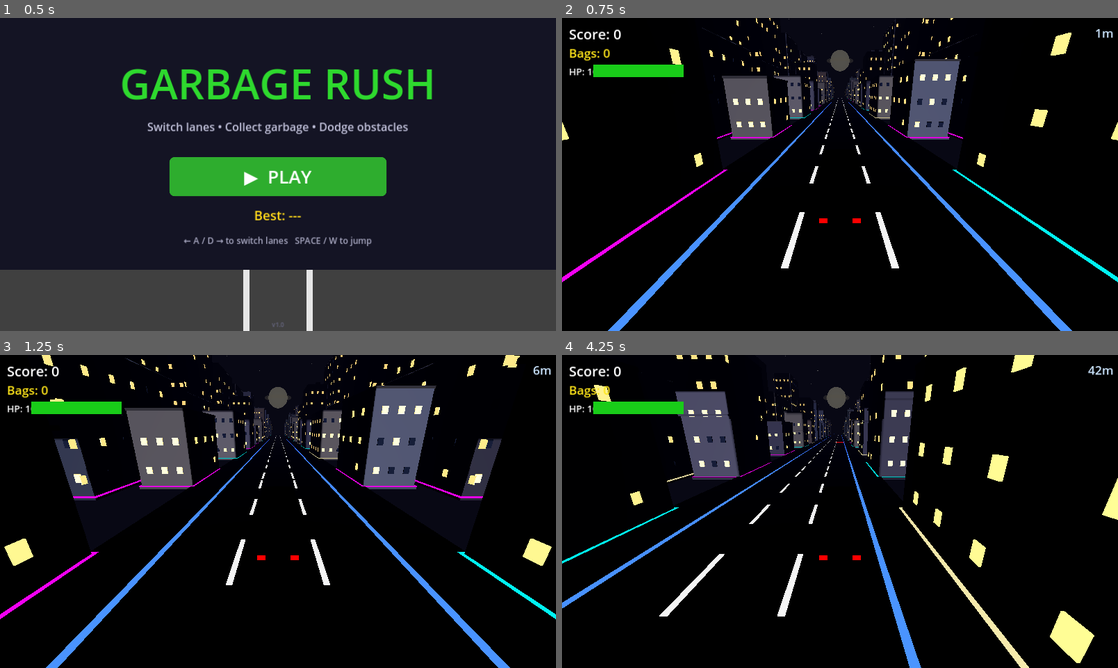
Above: before the commit, frames 1-4 (two rows, left to right).
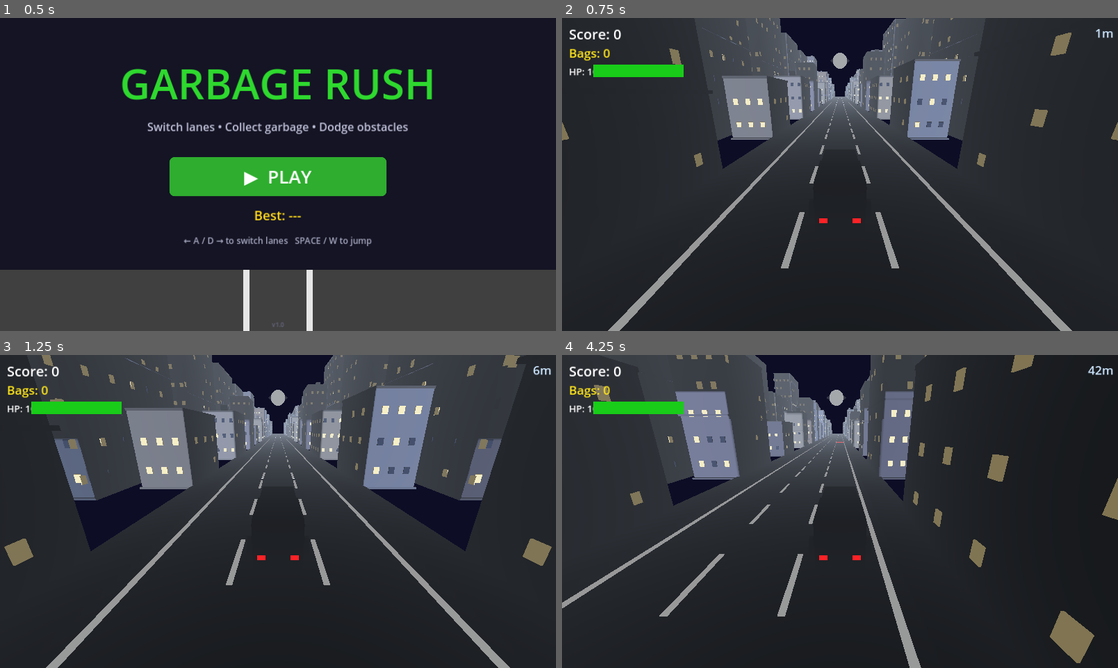
Above: after the commit, the same moments.

Repository: bhavyat81/runner
Game: Godot game, scene res://scenes/main_menu.tscn
Two runs of this game, one before a commit and one after it. Both use one fixed random seed, a clock stepped at 60 frames per second and the inputs below.
Inputs (mouse positions are in pixels of both pictures, inside the frame that each line leads up to):
- Up to frame 1 (0.5 s): no input
- Up to frame 2 (0.75 s): click "▶ PLAY" at 0.5 s
- Up to frame 3 (1.25 s): no input
- Up to frame 4 (4.25 s): move the mouse to (962, 495) at 1.27 s; hold D (move_right) 1.28-2.03 s; click (962, 495) at 1.42 s; tap Space (jump) at 1.52, 2.27, 3.77 s; move the mouse to (728, 527) at 2.02 s; hold A (move_left) 2.03-2.78 s; move the mouse to (895, 442) at 2.77 s; hold D (move_right) from 2.78 s (still down); move the mouse to (812, 574) at 3.52 s; click (812, 574) at 3.67 s

Frame 1 is identical in both runs. In frame 2, 96% of the frame differs, in the area x 0-100%, y 0-100%; in frame 3, 93%; in frame 4, 96%.

Commit message:
Restore 9 files to commit 8160557 (pre-graphics-upgrade state)
Co-authored-by: bhavyat81 <233542359+bhavyat81@users.noreply.github.com>

Diff:
--- a/scenes/game.tscn
+++ b/scenes/game.tscn
@@ -5,13 +5,12 @@
 
 [sub_resource type="Environment" id="Environment_sky"]
 background_mode = 1
-background_color = Color(0.03, 0.03, 0.08, 1)
+background_color = Color(0.05, 0.05, 0.15, 1)
 ambient_light_source = 1
 ambient_light_color = Color(0.3, 0.35, 0.5, 1)
-ambient_light_energy = 0.55
+ambient_light_energy = 0.4
 fog_enabled = true
-fog_density = 0.012
-fog_light_color = Color(0.03, 0.03, 0.08, 1)
+fog_density = 0.008
 fog_sky_affect = 0.5
 
 [sub_resource type="BoxShape3D" id="BoxShape3D_ground"]
@@ -25,8 +24,8 @@
 
 [node name="Sun" type="DirectionalLight3D" parent="."]
 transform = Transform3D(1, 0, 0, 0, 0.766, -0.643, 0, 0.643, 0.766, 0, 20, 10)
-light_color = Color(0.8, 0.82, 0.95, 1)
-light_energy = 0.75
+light_color = Color(0.7, 0.75, 0.9, 1)
+light_energy = 0.6
 shadow_enabled = true
 
 [node name="Ground" type="StaticBody3D" parent="."]
--- a/scripts/building.gd
+++ b/scripts/building.gd
@@ -13,23 +13,20 @@
 
 	var mat := StandardMaterial3D.new()
 	mat.albedo_color = color
-	mat.metallic = 0.05
-	mat.roughness = 0.7
 	mesh_instance.material_override = mat
 
 	# Add details
 	_add_windows(height, width, depth)
 	_add_ledges(height, width, depth, color)
 	_add_roof(height, width, depth)
-	_add_neon_accent(height, width, depth)
 
 func _add_windows(height: float, width: float, depth: float) -> void:
 	# Create two window materials — lit and dark
 	var lit_mat := StandardMaterial3D.new()
-	lit_mat.albedo_color = Color(1.0, 0.85, 0.5, 1.0)
+	lit_mat.albedo_color = Color(1.0, 0.95, 0.7, 1.0)
 	lit_mat.emission_enabled = true
-	lit_mat.emission = Color(1.0, 0.85, 0.5, 1.0)
-	lit_mat.emission_energy_multiplier = 1.2
+	lit_mat.emission = Color(1.0, 0.9, 0.6, 1.0)
+	lit_mat.emission_energy_multiplier = 0.5
 
 	var dark_mat := StandardMaterial3D.new()
 	dark_mat.albedo_color = Color(0.15, 0.2, 0.3, 1.0)
@@ -127,43 +124,3 @@
 		structure.material_override = structure_mat
 		structure.position = Vector3(randf_range(-1.0, 1.0), height + 0.8, 0.0)
 		add_child(structure)
-
-		# Rooftop aviation light on tall buildings
-	if height > 12.0:
-		var light_mat := StandardMaterial3D.new()
-		light_mat.albedo_color = Color(1.0, 0.0, 0.0, 1.0)
-		light_mat.emission_enabled = true
-		light_mat.emission = Color(1.0, 0.0, 0.0, 1.0)
-		light_mat.emission_energy_multiplier = 2.0
-		light_mat.shading_mode = BaseMaterial3D.SHADING_MODE_UNSHADED
-		var light_sphere := SphereMesh.new()
-		light_sphere.radius = 0.18
-		light_sphere.height = 0.36
-		var avi_light := MeshInstance3D.new()
-		avi_light.mesh = light_sphere
-		avi_light.material_override = light_mat
-		avi_light.position = Vector3(0.0, height + 0.5, 0.0)
-		add_child(avi_light)
-
-func _add_neon_accent(height: float, width: float, depth: float) -> void:
-	# Thin glowing neon strip at the base of the building
-	var neon_colors: Array = [
-		Color(0.0, 1.0, 1.0, 1.0),
-		Color(1.0, 0.0, 1.0, 1.0),
-		Color(1.0, 0.95, 0.7, 1.0),
-	]
-	var chosen_color: Color = neon_colors[randi() % neon_colors.size()]
-	var neon_mat := StandardMaterial3D.new()
-	neon_mat.albedo_color = chosen_color
-	neon_mat.emission_enabled = true
-	neon_mat.emission = chosen_color
-	neon_mat.emission_energy_multiplier = 1.5
-	neon_mat.shading_mode = BaseMaterial3D.SHADING_MODE_UNSHADED
-
-	var strip_mesh := BoxMesh.new()
-	strip_mesh.size = Vector3(width + 0.32, 0.08, depth + 0.32)
-	var strip := MeshInstance3D.new()
-	strip.mesh = strip_mesh
-	strip.material_override = neon_mat
-	strip.position = Vector3(0.0, 0.22, 0.0)
-	add_child(strip)
--- a/scripts/collect_effect.gd
+++ b/scripts/collect_effect.gd
@@ -7,8 +7,6 @@
 var _particles: Array[MeshInstance3D] = []
 var _velocities: Array[Vector3] = []
 var _lifetimes: Array[float] = []
-var _ring: MeshInstance3D = null
-var _ring_mat: StandardMaterial3D = null
 var _elapsed: float = 0.0
 const LIFETIME: float = 0.5
 const PARTICLE_COUNT: int = 8
@@ -17,15 +15,15 @@
 	for i in range(PARTICLE_COUNT):
 		var mi := MeshInstance3D.new()
 		var sphere := SphereMesh.new()
-		sphere.radius = 0.18
-		sphere.height = 0.36
+		sphere.radius = 0.12
+		sphere.height = 0.24
 		mi.mesh = sphere
 
 		var mat := StandardMaterial3D.new()
 		mat.albedo_color = color
 		mat.emission_enabled = true
 		mat.emission = color
-		mat.emission_energy_multiplier = 4.0
+		mat.emission_energy_multiplier = 2.0
 		mat.transparency = BaseMaterial3D.TRANSPARENCY_ALPHA
 		mat.shading_mode = BaseMaterial3D.SHADING_MODE_UNSHADED
 		mi.material_override = mat
@@ -38,23 +36,6 @@
 		var speed := randf_range(2.5, 5.0)
 		_velocities.append(Vector3(cos(angle) * speed, randf_range(2.0, 4.5), sin(angle) * speed))
 		_lifetimes.append(LIFETIME * randf_range(0.7, 1.0))
-
-	# Ring burst — expanding torus that fades out
-	var torus := TorusMesh.new()
-	torus.inner_radius = 0.1
-	torus.outer_radius = 0.5
-	_ring = MeshInstance3D.new()
-	_ring.mesh = torus
-	_ring_mat = StandardMaterial3D.new()
-	_ring_mat.albedo_color = color
-	_ring_mat.emission_enabled = true
-	_ring_mat.emission = color
-	_ring_mat.emission_energy_multiplier = 4.0
-	_ring_mat.transparency = BaseMaterial3D.TRANSPARENCY_ALPHA
-	_ring_mat.shading_mode = BaseMaterial3D.SHADING_MODE_UNSHADED
-	_ring.material_override = _ring_mat
-	_ring.rotation_degrees.x = 90.0
-	add_child(_ring)
 
 func _process(delta: float) -> void:
 	_elapsed += delta
@@ -72,10 +53,3 @@
 		var mat: StandardMaterial3D = _particles[i].material_override
 		if mat:
 			mat.albedo_color.a = 1.0 - t
-
-	# Expand ring outward and fade
-	if _ring and _ring_mat:
-		var rt := _elapsed / LIFETIME
-		var ring_scale := lerpf(0.5, 4.0, rt)
-		_ring.scale = Vector3(ring_scale, ring_scale, ring_scale)
-		_ring_mat.albedo_color.a = 1.0 - rt
--- a/scripts/game.gd
+++ b/scripts/game.gd
@@ -267,8 +267,8 @@
 func _create_moon() -> void:
 	var moon := MeshInstance3D.new()
 	var sphere := SphereMesh.new()
-	sphere.radius = 8.0
-	sphere.height = 16.0
+	sphere.radius = 6.0
+	sphere.height = 12.0
 	moon.mesh = sphere
 
 	var mat := StandardMaterial3D.new()
@@ -281,18 +281,18 @@
 	moon.position = MOON_POSITION
 	add_child(moon)
 
-	# Soft halo glow ring around the moon — larger and brighter
+	# Soft halo glow ring around the moon
 	var halo := MeshInstance3D.new()
 	var torus := TorusMesh.new()
-	torus.inner_radius = 8.6
-	torus.outer_radius = 11.0
+	torus.inner_radius = 6.4
+	torus.outer_radius = 8.0
 	halo.mesh = torus
 
 	var halo_mat := StandardMaterial3D.new()
-	halo_mat.albedo_color = Color(1.0, 0.95, 0.8, 0.35)
+	halo_mat.albedo_color = Color(1.0, 0.95, 0.8, 0.25)
 	halo_mat.emission_enabled = true
 	halo_mat.emission = Color(1.0, 0.95, 0.8, 1.0)
-	halo_mat.emission_energy_multiplier = 1.2
+	halo_mat.emission_energy_multiplier = 0.8
 	halo_mat.shading_mode = BaseMaterial3D.SHADING_MODE_UNSHADED
 	halo_mat.transparency = BaseMaterial3D.TRANSPARENCY_ALPHA
 	halo.set_surface_override_material(0, halo_mat)
@@ -309,12 +309,9 @@
 
 	var crater_data := [
 		# [offset_from_center, radius]
-		[Vector3(-2.9, 2.0, -7.3), 1.4],
-		[Vector3(3.7, -1.3, -7.1), 1.0],
-		[Vector3(-0.7, -4.0, -6.4), 0.75],
-		[Vector3(1.8, 3.5, -6.8), 0.6],
-		[Vector3(-4.5, -0.5, -6.6), 0.85],
-		[Vector3(2.5, -3.2, -7.0), 0.5],
+		[Vector3(-2.2, 1.5, -5.5), 1.1],
+		[Vector3(2.8, -1.0, -5.3), 0.75],
+		[Vector3(-0.5, -3.0, -4.8), 0.55],
 	]
 	for cd in crater_data:
 		var crater := MeshInstance3D.new()
@@ -325,41 +322,6 @@
 		crater.set_surface_override_material(0, crater_mat)
 		crater.position = MOON_POSITION + cd[0]
 		add_child(crater)
-
-	# Stars — small white spheres scattered in the sky
-	var star_mat := StandardMaterial3D.new()
-	star_mat.albedo_color = Color(1.0, 1.0, 1.0, 1.0)
-	star_mat.emission_enabled = true
-	star_mat.emission = Color(1.0, 1.0, 1.0, 1.0)
-	star_mat.emission_energy_multiplier = 2.0
-	star_mat.shading_mode = BaseMaterial3D.SHADING_MODE_UNSHADED
-
-	var rng := RandomNumberGenerator.new()
-	rng.seed = 42  # Fixed seed for consistent star placement
-	for i in range(40):
-		var star := MeshInstance3D.new()
-		var star_sphere := SphereMesh.new()
-		var star_size := rng.randf_range(0.1, 0.35)
-		star_sphere.radius = star_size
-		star_sphere.height = star_size * 2.0
-		star.mesh = star_sphere
-		# Some stars have slight emission variation for twinkling effect
-		if rng.randf() < 0.4:
-			var twinkle_mat := StandardMaterial3D.new()
-			twinkle_mat.albedo_color = Color(0.9, 0.95, 1.0, 1.0)
-			twinkle_mat.emission_enabled = true
-			twinkle_mat.emission = Color(0.9, 0.95, 1.0, 1.0)
-			twinkle_mat.emission_energy_multiplier = 3.5
-			twinkle_mat.shading_mode = BaseMaterial3D.SHADING_MODE_UNSHADED
-			star.set_surface_override_material(0, twinkle_mat)
-		else:
-			star.set_surface_override_material(0, star_mat)
-		star.position = Vector3(
-			rng.randf_range(-120.0, 120.0),
-			rng.randf_range(25.0, 70.0),
-			rng.randf_range(-250.0, -80.0)
-		)
-		add_child(star)
 
 func _random_building_color() -> Color:
 	var palette := [
--- a/scripts/garbage_marker.gd
+++ b/scripts/garbage_marker.gd
@@ -51,39 +51,6 @@
 	red_mat.emission_energy_multiplier = 3.0
 	red_mat.transparency = BaseMaterial3D.TRANSPARENCY_ALPHA
 	marker_mesh.material_override = red_mat
-
-	# Radar-ping outer ring — larger transparent cylinder that pulses outward
-	var ring_cyl := CylinderMesh.new()
-	ring_cyl.top_radius = 2.2
-	ring_cyl.bottom_radius = 2.2
-	ring_cyl.height = 0.04
-	var outer_ring := MeshInstance3D.new()
-	outer_ring.mesh = ring_cyl
-	var ring_mat := StandardMaterial3D.new()
-	ring_mat.albedo_color = Color(1.0, 0.2, 0.2, 0.3)
-	ring_mat.emission_enabled = true
-	ring_mat.emission = Color(1.0, 0.1, 0.1, 1.0)
-	ring_mat.emission_energy_multiplier = 1.5
-	ring_mat.transparency = BaseMaterial3D.TRANSPARENCY_ALPHA
-	ring_mat.shading_mode = BaseMaterial3D.SHADING_MODE_UNSHADED
-	outer_ring.material_override = ring_mat
-	outer_ring.position = Vector3(0.0, -0.02, 0.0)
-	add_child(outer_ring)
-
-	# Dark fake shadow disc below the marker
-	var shadow_cyl := CylinderMesh.new()
-	shadow_cyl.top_radius = 1.8
-	shadow_cyl.bottom_radius = 1.8
-	shadow_cyl.height = 0.02
-	var shadow := MeshInstance3D.new()
-	shadow.mesh = shadow_cyl
-	var shadow_mat := StandardMaterial3D.new()
-	shadow_mat.albedo_color = Color(0.0, 0.0, 0.0, 0.5)
-	shadow_mat.transparency = BaseMaterial3D.TRANSPARENCY_ALPHA
-	shadow_mat.shading_mode = BaseMaterial3D.SHADING_MODE_UNSHADED
-	shadow.material_override = shadow_mat
-	shadow.position = Vector3(0.0, -0.03, 0.0)
-	add_child(shadow)
 
 	# Falling item — hidden until the marker gets close to the truck.
 	# Actual mesh is built in _build_item_mesh() after is_harmful is known.
@@ -113,7 +80,7 @@
 	var bag_mat := StandardMaterial3D.new()
 	bag_mat.albedo_color = GARBAGE_BAG_COLOR
 	bag_mat.roughness = 0.8
-	bag_mat.metallic = 0.1
+	bag_mat.metallic = 0.0
 	bag_mat.emission_enabled = true
 	bag_mat.emission = Color(0.1, 0.4, 0.1, 1.0)
 	bag_mat.emission_energy_multiplier = 0.5
@@ -166,7 +133,7 @@
 
 	var body_mat := StandardMaterial3D.new()
 	body_mat.albedo_color = Color(0.12, 0.12, 0.15, 1.0)
-	body_mat.metallic = 0.3
+	body_mat.metallic = 0.5
 	body_mat.roughness = 0.2
 	body_mat.emission_enabled = true
 	body_mat.emission = Color(0.15, 0.15, 0.2, 1.0)
@@ -224,7 +191,7 @@
 	screen_mat.albedo_color = Color(0.35, 0.55, 1.0, 1.0)
 	screen_mat.emission_enabled = true
 	screen_mat.emission = Color(0.2, 0.4, 1.0, 1.0)
-	screen_mat.emission_energy_multiplier = 3.0
+	screen_mat.emission_energy_multiplier = 2.0
 	screen_mat.shading_mode = BaseMaterial3D.SHADING_MODE_UNSHADED
 	screen.material_override = screen_mat
 	screen.position = Vector3(0.0, 0.0, -0.53)
@@ -365,7 +332,7 @@
 	var pulse := (sin(pulse_time) + 1.0) * 0.5
 	var mat: StandardMaterial3D = marker_mesh.material_override
 	if mat:
-		mat.emission_energy_multiplier = lerpf(1.0, 4.0, pulse)
+		mat.emission_energy_multiplier = lerpf(0.8, 2.5, pulse)
 
 func _on_body_entered(body: Node3D) -> void:
 	if body.is_in_group("truck") and not collected:
--- a/scripts/obstacle.gd
+++ b/scripts/obstacle.gd
@@ -40,8 +40,8 @@
 
 	var body_mat := StandardMaterial3D.new()
 	body_mat.albedo_color = color
-	body_mat.roughness = 0.25
-	body_mat.metallic = 0.5
+	body_mat.roughness = 0.4
+	body_mat.metallic = 0.3
 	body_mat.emission_enabled = true
 	body_mat.emission = color
 	body_mat.emission_energy_multiplier = 0.5
@@ -54,8 +54,8 @@
 	roof.mesh = roof_mesh
 	var roof_mat := StandardMaterial3D.new()
 	roof_mat.albedo_color = color.darkened(0.2)
-	roof_mat.roughness = 0.25
-	roof_mat.metallic = 0.5
+	roof_mat.roughness = 0.4
+	roof_mat.metallic = 0.3
 	roof_mat.emission_enabled = true
 	roof_mat.emission = color.darkened(0.2)
 	roof_mat.emission_energy_multiplier = 0.3
@@ -67,8 +67,8 @@
 	var win_mat := StandardMaterial3D.new()
 	win_mat.albedo_color = Color(0.2, 0.3, 0.4, 0.7)
 	win_mat.transparency = BaseMaterial3D.TRANSPARENCY_ALPHA
-	win_mat.roughness = 0.05
-	win_mat.metallic = 0.7
+	win_mat.roughness = 0.1
+	win_mat.metallic = 0.5
 	for wx in [-0.91, 0.91]:
 		var win_mesh := BoxMesh.new()
 		win_mesh.size = Vector3(0.05, 0.45, 1.7)
@@ -94,22 +94,6 @@
 		w.rotation_degrees.z = 90.0
 		add_child(w)
 
-	# Front headlights (two small white emissive boxes)
-	var headlight_mat := StandardMaterial3D.new()
-	headlight_mat.albedo_color = Color(1.0, 1.0, 0.9, 1.0)
-	headlight_mat.emission_enabled = true
-	headlight_mat.emission = Color(1.0, 1.0, 0.9, 1.0)
-	headlight_mat.emission_energy_multiplier = 2.5
-	headlight_mat.shading_mode = BaseMaterial3D.SHADING_MODE_UNSHADED
-	for hx in [-0.7, 0.7]:
-		var hl_mesh := BoxMesh.new()
-		hl_mesh.size = Vector3(0.4, 0.18, 0.08)
-		var hl := MeshInstance3D.new()
-		hl.mesh = hl_mesh
-		hl.material_override = headlight_mat
-		hl.position = Vector3(hx, 0.65, -2.04)
-		add_child(hl)
-
 func _build_barrier(color: Color) -> void:
 	# Jersey barrier — tall concrete block, narrow at top, wide at base
 	var barrier_mesh := BoxMesh.new()
@@ -122,7 +106,7 @@
 	mat.roughness = 0.9
 	mat.emission_enabled = true
 	mat.emission = Color(0.6, 0.58, 0.55, 1.0)
-	mat.emission_energy_multiplier = 0.6
+	mat.emission_energy_multiplier = 0.4
 	mesh_instance.material_override = mat
 
 	# Reflective stripe near the top
@@ -134,7 +118,7 @@
 	stripe_mat.albedo_color = color
 	stripe_mat.emission_enabled = true
 	stripe_mat.emission = color
-	stripe_mat.emission_energy_multiplier = 2.5
+	stripe_mat.emission_energy_multiplier = 0.8
 	stripe.material_override = stripe_mat
 	stripe.position = Vector3(0.0, 0.95, 0.0)
 	add_child(stripe)
@@ -153,7 +137,7 @@
 	cone_mat.roughness = 0.7
 	cone_mat.emission_enabled = true
 	cone_mat.emission = Color(1.0, 0.4, 0.0, 1.0)
-	cone_mat.emission_energy_multiplier = 0.8
+	cone_mat.emission_energy_multiplier = 0.6
 	mesh_instance.material_override = cone_mat
 
 	# White reflective band around lower portion
@@ -166,8 +150,8 @@
 	var band_mat := StandardMaterial3D.new()
 	band_mat.albedo_color = Color(1.0, 1.0, 1.0, 1.0)
 	band_mat.emission_enabled = true
-	band_mat.emission = Color(1.0, 1.0, 1.0, 1.0)
-	band_mat.emission_energy_multiplier = 1.0
+	band_mat.emission = color
+	band_mat.emission_energy_multiplier = 0.5
 	band.material_override = band_mat
 	band.position = Vector3(0.0, 0.18, 0.0)
 	add_child(band)
--- a/scripts/road_segment.gd
+++ b/scripts/road_segment.gd
@@ -26,16 +26,14 @@
 	_build_curbs()
 	_build_footpaths()
 
-# --- Road surface (wet reflective asphalt) ---
+# --- Road surface (dark asphalt) ---
 func _build_road() -> void:
 	var road := MeshInstance3D.new()
 	var mesh := BoxMesh.new()
 	mesh.size = Vector3(ROAD_HALF_WIDTH * 2.0, 0.1, SEGMENT_LENGTH)
 	road.mesh = mesh
 	var mat := StandardMaterial3D.new()
-	mat.albedo_color = Color(0.08, 0.08, 0.12, 1.0)
-	mat.metallic = 0.15
-	mat.roughness = 0.35
+	mat.albedo_color = Color(0.12, 0.12, 0.14, 1.0)
 	road.material_override = mat
 	add_child(road)
 
@@ -46,7 +44,7 @@
 	mat.albedo_color = Color(1.0, 1.0, 1.0, 1.0)
 	mat.emission_enabled = true
 	mat.emission = Color(1.0, 1.0, 1.0, 1.0)
-	mat.emission_energy_multiplier = 1.0
+	mat.emission_energy_multiplier = 0.6
 
 	for x: float in LANE_LINE_X:
 		var period := DASH_LENGTH + DASH_GAP
@@ -62,13 +60,13 @@
 			add_child(dash)
 			z += period
 
-# --- Neon blue glowing edge strips at X = ±4.5 ---
+# --- Solid white edge lines at X = ±4.5 ---
 func _build_edge_lines() -> void:
 	var mat := StandardMaterial3D.new()
-	mat.albedo_color = Color(0.2, 0.4, 1.0, 1.0)
+	mat.albedo_color = Color(1.0, 1.0, 1.0, 1.0)
 	mat.emission_enabled = true
-	mat.emission = Color(0.2, 0.4, 1.0, 1.0)
-	mat.emission_energy_multiplier = 1.5
+	mat.emission = Color(1.0, 1.0, 1.0, 1.0)
+	mat.emission_energy_multiplier = 0.6
 
 	for x: float in EDGE_LINE_X:
 		var line := MeshInstance3D.new()
@@ -83,7 +81,6 @@
 func _build_curbs() -> void:
 	var mat := StandardMaterial3D.new()
 	mat.albedo_color = Color(0.62, 0.60, 0.58, 1.0)
-	mat.metallic = 0.1
 
 	for s: int in CURB_X_SIGN:
 		var curb := MeshInstance3D.new()
@@ -98,8 +95,7 @@
 # --- Raised concrete footpaths (X = ±5.0 to ±7.0) ---
 func _build_footpaths() -> void:
 	var mat := StandardMaterial3D.new()
-	mat.albedo_color = Color(0.82, 0.80, 0.77, 1.0)
-	mat.roughness = 0.85
+	mat.albedo_color = Color(0.78, 0.76, 0.73, 1.0)
 
 	for s: int in CURB_X_SIGN:
 		var fp := MeshInstance3D.new()
--- a/scripts/speed_boost.gd
+++ b/scripts/speed_boost.gd
@@ -88,9 +88,6 @@
 	var mat: StandardMaterial3D = mesh_instance.material_override
 	if mat:
 		mat.emission_energy_multiplier = lerpf(2.0, 5.0, pulse)
-	# Breathing scale animation (0.9 to 1.1)
-	var breath_scale := lerpf(0.9, 1.1, pulse)
-	mesh_instance.scale = Vector3(breath_scale, breath_scale, breath_scale)
 	# Slow spin
 	rotation_degrees.y += 90.0 * delta
 
